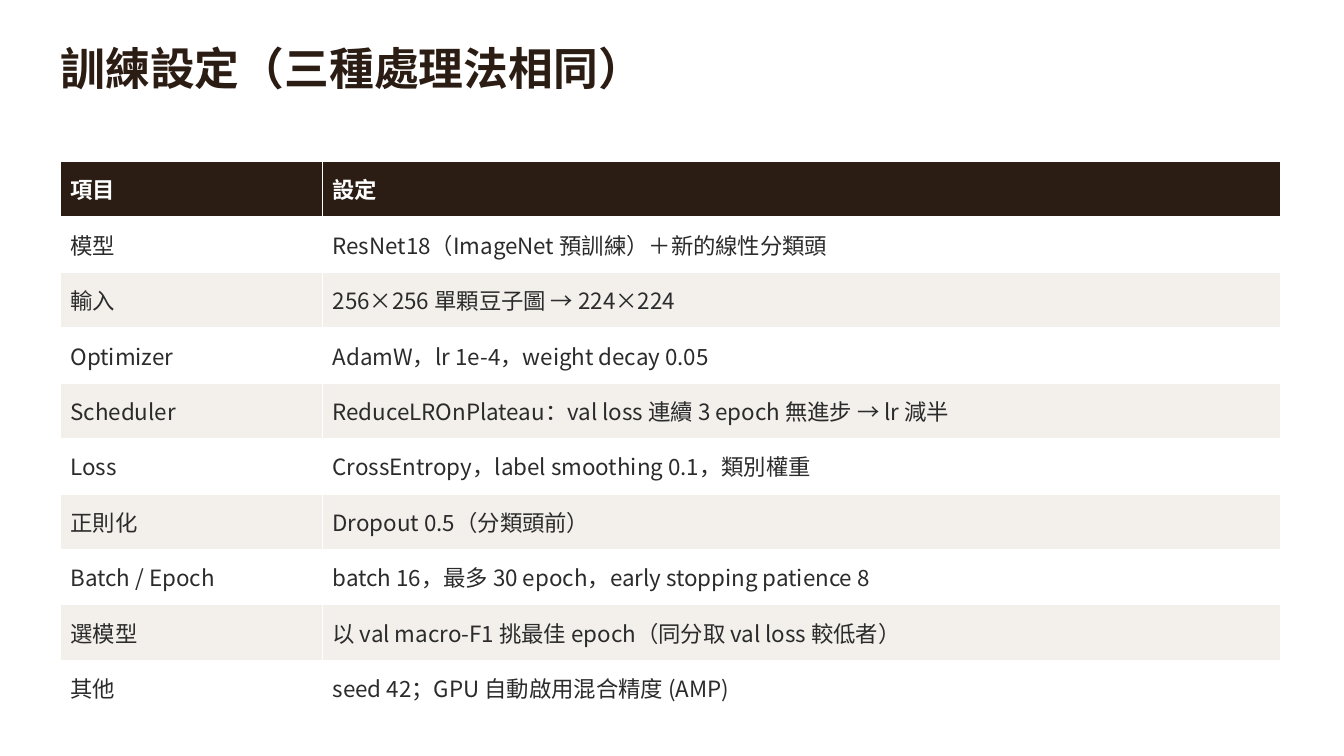
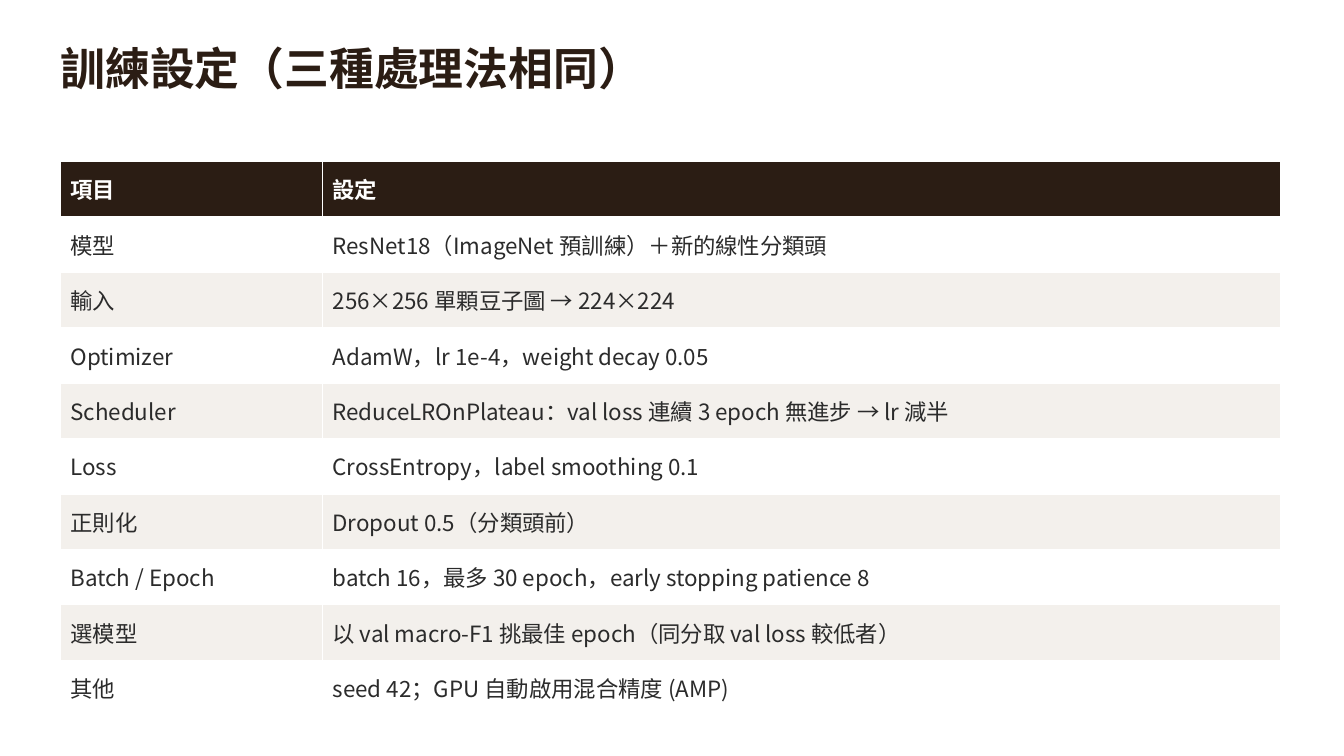
Before and after one commit to Edwardwu950314/coffee, a slide deck: slide 4 of notion_journal/weekly_log_2026-10-14.pptx. Drawn at 1344x756 pixels with LibreOffice and Linux fonts; fonts in the diff are those of the drawing. Boxes give left, top, right and bottom in pixels: in the first picture for what was removed or moved away, otherwise in the second. Text is boxed around its words. In the diff, an @@ line names an element or a change of style, - is before the commit and + after.

```diff
--- a/notion_journal/weekly_log_2026-10-14.pptx
+++ b/notion_journal/weekly_log_2026-10-14.pptx
@@ table at box(60, 161, 1280, 716) @@
-row 6, column 2: CrossEntropy，label smoothing 0.1，類別權重
+row 6, column 2: CrossEntropy，label smoothing 0.1
```
Also in this commit, not shown: 3 other slides changed, 1 slide removed, 8 other files.
